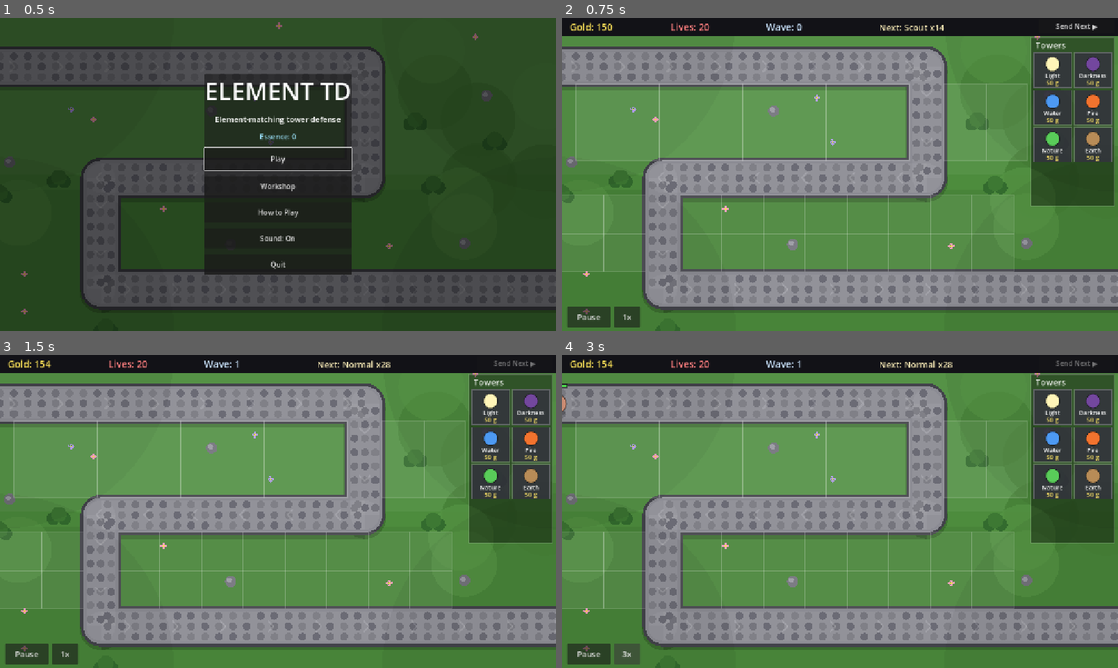
Above: before the commit, frames 1-4 (two rows, left to right).
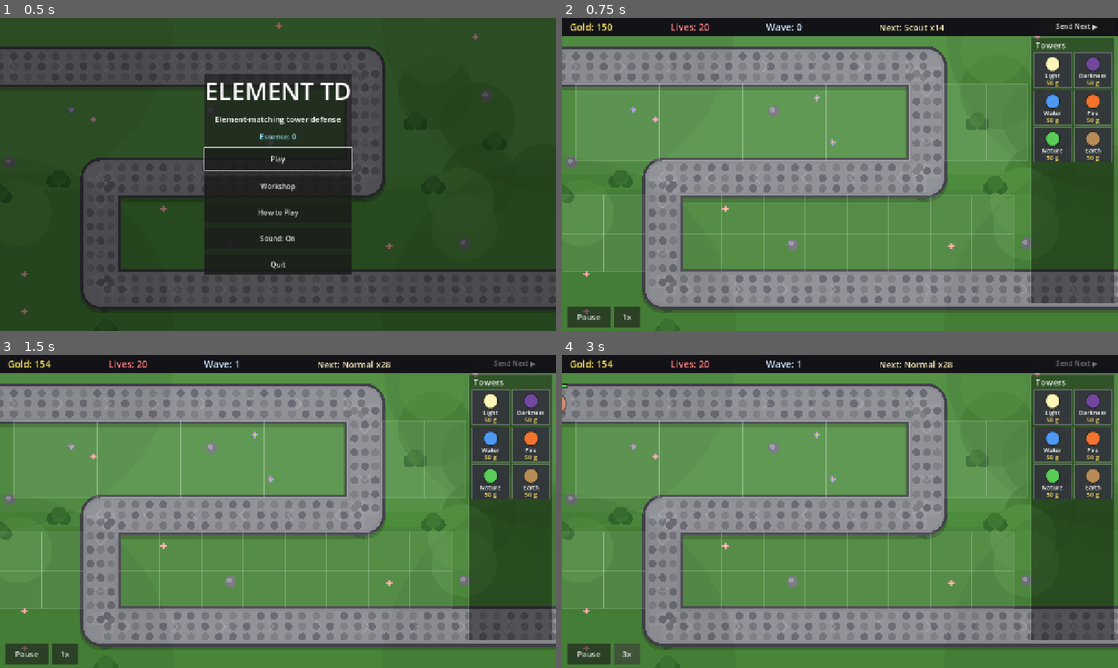
Above: after the commit, the same moments.

Repository: acansahin/godot-tower-defense-
Game: Godot game, scene res://scenes/Menu.tscn
The game is run twice, just before and just after one commit, with the same random seed, the same clock (stepped at 60 frames per second) and the same inputs.
Inputs:
- Up to frame 1 (0.5 s): no input
- Up to frame 2 (0.75 s): click "Play" at 0.5 s
- Up to frame 3 (1.5 s): click "Send Next ▶" at 1.25 s
- Up to frame 4 (3 s): click "1x" at 2 s; click "2x" at 2.75 s

Frame 1 is identical in both runs. In frame 2, 4.7% of the frame differs, in the area x 84-100%, y 60-92%; in frame 3, 4.7%; in frame 4, 4.7%.

Commit message:
Gate the dual towers behind element ownership
The plan was a "combine two towers" mechanic. Reading the map first showed that
is not what Element TD does: each of the six elements is a research track
(war3map.j's Element_Upgrade[0..5], raised by boss kills, each level also
summoning an Elemental), and which towers you may build is a question of which
elements you OWN. A dual needs both of its elements, a triple all three. There
is no merging anywhere in the map.

Mirrored that instead:
- Run.elements holds a level per element, all six starting at 1 so the opening
  is unchanged and every base tower is buildable from wave 1.
- The choice screen's tower-unlock cards are replaced by Elemental cards, which
  raise one element track and grant no stats at all. The power they give is
  access.
- Run.buildable_towers() DERIVES the palette from which recipes the current
  levels satisfy, rather than maintaining an unlocked list. Nothing can fall out
  of step with the elements behind it, and a reset takes the duals away for free.

Game.DUAL_RECIPES carries all fifteen pairs with the map's names, read from the
towers' own tooltips ("( Water + Light )"). Eight now have TOWER_DEFS entries --
Ice, Steam, Lava, Poison, Clay, Tech, Roots, Electricity -- at the map's cost and
damage. Their range and interval are ours: most duals inherit those two fields
from their Warcraft III base unit instead of overriding them, so the object data
genuinely does not contain them. The remaining seven are listed but need
behaviours TowerBehavior does not have yet (auras, bounty-on-kill, instant kill,
mana banking), each now a behaviour plus a data row.

The roster can reach fifteen against a palette sized for four, so the palette
lays out adaptively: full-size slots up to twelve, then everything scales down
together with a floor. Clipping was not an option -- a tower you own but cannot
see is a bug the player cannot diagnose. Slot internals moved from pixel offsets
to fractions of the slot height so a shrunk slot stays composed.

Verified: --dump-mods now walks the gate and shows Water alone unlocking nothing,
Water+Light producing Ice, and a third element (Fire) opening two towers at once
off the elements already raised, with a reset clearing all of it. Rendered
--fill-board and --show-choice exercise _draw; a maxed board reaches wave 68
against 66 before, so nothing regressed.

Co-Authored-By: Claude Opus 5 <noreply@anthropic.com>

Diff:
--- a/godottowerdefense/scenes/Main.tscn
+++ b/godottowerdefense/scenes/Main.tscn
@@ -55,7 +55,7 @@
 offset_left = -200.0
 offset_top = 44.0
 offset_right = -8.0
-offset_bottom = 432.0
+offset_bottom = 656.0
 script = ExtResource("9")
 
 [node name="UpgradeChoice" parent="UI" instance=ExtResource("14")]
--- a/godottowerdefense/scripts/game.gd
+++ b/godottowerdefense/scripts/game.gd
@@ -97,9 +97,9 @@
 #
 # DEPARTURE FROM THE MAP: in the original the six base elements are plain attackers,
 # and slow / poison / splash arrive only with the dual towers (Ice, Poison, Lava...).
-# We have not built the combination mechanic yet, so stripping the effects off Water,
-# Nature and Earth would leave the game with no crowd control at all. They keep their
-# effects until duals land; the numbers are faithful, the effect payloads are ours.
+# Eight duals now exist, but they arrive mid-run behind two element cards — stripping
+# the effects off Water, Nature and Earth would leave the opening waves with no crowd
+# control at all. They keep their effects; the numbers are faithful, the payloads ours.
 #
 # `damage_tiers` lists the damage at each of the five tiers EXPLICITLY rather than
 # deriving them from a growth multiplier. Tiers 1-4 are exact x5 steps and Pure is x10,
@@ -152,36 +152,65 @@
 		"damage_tiers": [165, 825, 4125, 20625, 206241],
 		"range": 2000.0, "interval": 2.75,
 	},
-	# --- Locked: duals + Lightning -----------------------------------------------
-	# NOT BUILDABLE. Everything below is deliberately absent from TOWER_ORDER, so the
-	# palette shows only the six elements and none of these can be built, previewed or
-	# paid for. The tuned numbers are kept because these return as in-run roguelite
-	# unlocks — a run will grant an id and the palette gains a slot, with no data to
-	# re-derive. Nothing reads them today; deleting the block would only cost the tuning.
+	# --- Dual towers ---------------------------------------------------------------
+	# Not in TOWER_ORDER: a dual becomes buildable when the player owns both of its
+	# elements deeply enough (see DUAL_RECIPES and Run.buildable_towers). Costs and
+	# damage are the map's tier-1 dual numbers.
 	#
-	# These are NOT yet ported to the map's numbers — their stats are still ours, only
-	# converted into WC3 range units so the field means the same thing everywhere.
-	# The map's own names for these recipes differ from ours in two places: its Ice is
-	# Water + LIGHT, and what we call Ice (Water + Nature) it calls Well. See
-	# docs/element-td-data.md before porting this block.
-	"steam": {  # Fire + Water; map calls this recipe Steam too
-		"name": "Steam", "cost": 110, "color": Color(0.70, 0.82, 0.95),
-		"damage": 16.0, "range": 771.0, "interval": 0.5,
-		"slow_factor": 0.6, "slow_time": 1.2,
-	},
-	"lava": {  # Fire + Earth; map agrees on the name
-		"name": "Lava", "cost": 150, "color": Color(0.92, 0.35, 0.20),
-		"damage": 40.0, "range": 686.0, "interval": 1.3, "can_hit_flying": false,
+	# Range and interval are OURS, not the map's. Most duals inherit those two fields
+	# from their Warcraft III base unit instead of overriding them, so the object data
+	# simply does not contain them — resolving them would mean reading war3.mpq's own
+	# unit table. Damage, cost and recipe are ported; reach and cadence are set to sit
+	# between the two parent elements, which is what they read as in play.
+	"ice": {  # Water + Light
+		"name": "Ice", "cost": 275, "color": Color(0.60, 0.90, 0.98),
+		"damage": 150.0, "range": 900.0, "interval": 0.75,
+		"slow_factor": 0.4, "slow_time": 2.0,
+		"splash_radius": 96.0, "splash_factor": 0.5,
+		"slow_splash": 135.0,  # from Lv2 the chill spreads to enemies within this radius
+	},
+	"steam": {  # Fire + Water
+		"name": "Steam", "cost": 275, "color": Color(0.70, 0.82, 0.95),
+		"damage": 150.0, "range": 625.0, "interval": 0.4,
+		"splash_radius": 120.0, "splash_factor": 0.6,
+		"poison_dps": 40.0, "poison_time": 2.5,  # "gradually reduces health"
+	},
+	"lava": {  # Fire + Earth
+		"name": "Lava", "cost": 275, "color": Color(0.92, 0.35, 0.20),
+		"damage": 751.0, "range": 625.0, "interval": 1.4, "can_hit_flying": false,
 		"splash_radius": 132.0, "splash_factor": 0.6,
-		"poison_dps": 8.0, "poison_time": 2.5,  # burn
-	},
-	"ice": {  # Water + Nature — the map calls this recipe Well; its Ice is Water + Light
-		"name": "Ice", "cost": 120, "color": Color(0.60, 0.90, 0.98),
-		"damage": 10.0, "range": 749.0, "interval": 0.7,
-		"slow_factor": 0.4, "slow_time": 2.0,
-		"slow_splash": 135.0,  # from Lv2 the chill spreads to enemies within this radius of the target
-		"poison_dps": 6.0, "poison_time": 3.0,
-	},
+		"poison_dps": 90.0, "poison_time": 2.5,  # incinerate
+	},
+	"poison": {  # Water + Darkness
+		"name": "Poison", "cost": 275, "color": Color(0.55, 0.75, 0.30),
+		"damage": 500.0, "range": 1375.0, "interval": 1.2,
+		"slow_factor": 0.6, "slow_time": 1.6,
+		"poison_dps": 160.0, "poison_time": 3.0,
+	},
+	"clay": {  # Water + Earth — the map gives this one an explicit 1.05s cooldown
+		"name": "Clay", "cost": 275, "color": Color(0.80, 0.62, 0.45),
+		"damage": 600.0, "range": 750.0, "interval": 1.05,
+		"slow_factor": 0.7, "slow_time": 1.2,
+	},
+	"tech": {  # Earth + Darkness — explicit 0.50s cooldown in the map; "rapidfire"
+		"name": "Tech", "cost": 275, "color": Color(0.62, 0.66, 0.72),
+		"damage": 350.0, "range": 1375.0, "interval": 0.5,
+	},
+	"roots": {  # Earth + Nature — explicit 8.10s cooldown; entangles, ground only
+		"name": "Roots", "cost": 275, "color": Color(0.45, 0.60, 0.28),
+		"damage": 100.0, "range": 750.0, "interval": 2.2, "can_hit_flying": false,
+		"slow_factor": 0.25, "slow_time": 2.6,
+	},
+	"electricity": {  # Light + Fire — the map's only dual with an explicit range (1200)
+		"name": "Electricity", "cost": 275, "color": Color(1.0, 0.9, 0.25),
+		"damage": 570.0, "range": 1200.0, "interval": 0.8,
+		"stun_chance": 0.2, "stun_time": 0.8,
+	},
+
+	# --- Locked: Lightning -----------------------------------------------------
+	# NOT BUILDABLE and not a map tower: the map has no neutral stunner, it has Lightning
+	# as tier 2 of Light + Fire (our `electricity`). This entry is ours, kept because the
+	# roguelite pool can still grant it. Range is in WC3 units like everything else.
 	"lightning": {  # chance to stun; the map has Lightning as tier 2 of Light + Fire
 		"name": "Lightning", "cost": 70, "color": Color(1.0, 0.9, 0.25),
 		"damage": 14.0, "range": 794.0, "interval": 0.7,
@@ -194,6 +223,49 @@
 ## Ordered around the damage circle (see ELEMENT_BEATS) rather than alphabetically, so the
 ## palette itself teaches which element answers which.
 const TOWER_ORDER: Array = ["light", "darkness", "water", "fire", "nature", "earth"]
+
+# --- Dual recipes ---------------------------------------------------------------
+# All fifteen pairs of the six elements, with the map's own names. The towers state
+# their recipe in their own tooltips ("( Water + Light )"), so this is read data, not
+# a guess — `python tools/extract_w3x.py <map> recipes` prints it.
+#
+# The map gates towers by ELEMENT OWNERSHIP, not by combining two placed towers: each
+# element is a research track you level up (war3map.j's `Element_Upgrade[0..5]`, raised
+# by killing bosses), and owning the elements is what makes a recipe buildable. Run
+# mirrors that — see Run.elements and Run.buildable_towers().
+#
+# Only the ids that also have a TOWER_DEFS entry can actually be built. The other seven
+# are listed because the recipe is real and the table should be complete; each needs a
+# TowerBehavior that does not exist yet:
+#   moon / sun   (Light+Darkness, Fire+Nature) — buff an adjacent tower
+#   well         (Water+Nature)                — attack-speed aura
+#   money        (Light+Earth)                 — bounty on kill
+#   life         (Light+Nature)                — kills restore lives
+#   death        (Nature+Darkness)             — chance to instantly kill
+#   magic        (Fire+Darkness)               — banks mana into burst damage
+const DUAL_RECIPES := {
+	"moon": ["light", "darkness"],
+	"electricity": ["light", "fire"],
+	"ice": ["light", "water"],
+	"money": ["light", "earth"],
+	"life": ["light", "nature"],
+	"steam": ["fire", "water"],
+	"lava": ["fire", "earth"],
+	"sun": ["fire", "nature"],
+	"magic": ["fire", "darkness"],
+	"clay": ["water", "earth"],
+	"well": ["water", "nature"],
+	"poison": ["water", "darkness"],
+	"roots": ["earth", "nature"],
+	"tech": ["earth", "darkness"],
+	"death": ["nature", "darkness"],
+}
+## Element level at which an element counts toward a recipe. Every element starts the run
+## at 1 so all six towers are buildable from the first wave; a dual therefore needs BOTH of
+## its elements raised once past the start, which is what the choice screen's element cards
+## are for. The map starts you at zero elements and hands them out for boss kills — we keep
+## the opening playable instead, the same class of departure as Balance.START_GOLD.
+const DUAL_ELEMENT_LEVEL := 2
 
 # --- Wave definitions ----------------------------------------------------------
 # Each wave picks an archetype from WAVE_TYPES; its stats = the base scaling
@@ -315,10 +387,32 @@
 		"effects": [{"stat": "damage", "op": "mult", "value": 1.15}]},
 
 	# --- Epic: the first tower unlocks, and real global power -------------------
-	{"id": "unlock_ice", "name": "Ice", "rarity": "epic", "unlock": "ice", "min_wave": 6,
-		"desc": "Unlocks the Ice tower — heavy slow plus poison, and from level 2 the chill spreads"},
-	{"id": "unlock_steam", "name": "Steam", "rarity": "epic", "unlock": "steam", "min_wave": 6,
-		"desc": "Unlocks the Steam tower — solid damage with a slow attached"},
+	# --- Element cards ----------------------------------------------------------
+	# These grant no stats. They raise an element track, and every dual recipe the new
+	# level completes becomes buildable (Game.DUAL_RECIPES, Run.dual_available). Two
+	# cards therefore open between one and four towers depending on which pair is hit,
+	# which is the decision the map's element research is built around.
+	#
+	# max_stacks 1: a second level in the same element unlocks nothing further, so
+	# offering it again would be a dead card.
+	{"id": "elem_light", "name": "Light Elemental", "rarity": "epic",
+		"raise_element": "light", "min_wave": 3, "max_stacks": 1,
+		"desc": "Raise Light. Unlocks its duals once the partner element is raised too"},
+	{"id": "elem_darkness", "name": "Darkness Elemental", "rarity": "epic",
+		"raise_element": "darkness", "min_wave": 3, "max_stacks": 1,
+		"desc": "Raise Darkness. Unlocks its duals once the partner element is raised too"},
+	{"id": "elem_water", "name": "Water Elemental", "rarity": "epic",
+		"raise_element": "water", "min_wave": 3, "max_stacks": 1,
+		"desc": "Raise Water. Unlocks its duals once the partner element is raised too"},
+	{"id": "elem_fire", "name": "Fire Elemental", "rarity": "epic",
+		"raise_element": "fire", "min_wave": 3, "max_stacks": 1,
+		"desc": "Raise Fire. Unlocks its duals once the partner element is raised too"},
+	{"id": "elem_nature", "name": "Nature Elemental", "rarity": "epic",
+		"raise_element": "nature", "min_wave": 3, "max_stacks": 1,
+		"desc": "Raise Nature. Unlocks its duals once the partner element is raised too"},
+	{"id": "elem_earth", "name": "Earth Elemental", "rarity": "epic",
+		"raise_element": "earth", "min_wave": 3, "max_stacks": 1,
+		"desc": "Raise Earth. Unlocks its duals once the partner element is raised too"},
 	{"id": "all_speed", "name": "Quickening", "rarity": "epic", "max_stacks": 2,
 		"desc": "All towers attack 20% faster",
 		"effects": [{"stat": "attack_speed", "op": "mult", "value": 1.2}]},
@@ -327,8 +421,6 @@
 		"effects": [{"stat": "damage", "op": "mult", "value": 1.35}]},
 
 	# --- Legendary: run-defining ------------------------------------------------
-	{"id": "unlock_lava", "name": "Lava", "rarity": "legendary", "unlock": "lava", "min_wave": 12,
-		"desc": "Unlocks the Lava tower — huge splash and a burn, but cannot hit flyers"},
 	{"id": "unlock_lightning", "name": "Lightning", "rarity": "legendary",
 		"unlock": "lightning", "min_wave": 12,
 		"desc": "Unlocks the Lightning tower — 25% chance to freeze an enemy in place"},
--- a/godottowerdefense/scripts/main.gd
+++ b/godottowerdefense/scripts/main.gd
@@ -121,9 +121,19 @@
 	probe.call("+fire_speed")
 	Run.reset(1)
 	probe.call("after reset")
-	print("roster before unlock: %s" % str(Run.buildable_towers()))
-	Run.grant(_pool_entry("unlock_ice"))
-	print("roster after unlock:  %s" % str(Run.buildable_towers()))
+	# Element gating: a dual appears only once BOTH of its elements are raised, and the
+	# roster is derived rather than stored, so this also proves a reset takes them away.
+	# Ice is Water + Light, so raising Water alone must change nothing.
+	print("roster @start:        %s" % str(Run.buildable_towers()))
+	Run.grant(_pool_entry("elem_water"))
+	print("+water elemental:     %s" % str(Run.buildable_towers()))
+	Run.grant(_pool_entry("elem_light"))
+	print("+light elemental:     %s" % str(Run.buildable_towers()))
+	print("element levels:       %s" % str(Run.elements))
+	Run.grant(_pool_entry("elem_fire"))
+	print("+fire elemental:      %s" % str(Run.buildable_towers()))
+	Run.reset(1)
+	print("roster after reset:   %s" % str(Run.buildable_towers()))
 	print("gold/kill before: %d" % Run.bonus_gold_per_kill())
 	Run.grant(_pool_entry("gold_kill"))
 	Run.grant(_pool_entry("gold_kill"))
--- a/godottowerdefense/scripts/run.gd
+++ b/godottowerdefense/scripts/run.gd
@@ -24,6 +24,11 @@
 var permanent: Array[Dictionary] = []
 ## Tower ids unlocked this run, on top of Game.TOWER_ORDER.
 var unlocked: Array[String] = []
+## Element level per element id. Every element starts at 1, so the six base towers are
+## buildable immediately; raising one to Game.DUAL_ELEMENT_LEVEL is what makes its dual
+## recipes available. This is the map's own gate — it levels six research tracks and asks
+## which ones you own — rather than a merge-two-towers mechanic, which the map does not have.
+var elements: Dictionary = {}
 
 ## Folded TowerMods per "id|element" key, cleared whenever the modifier set changes. The
 ## fold is cheap, but a wave with 40 towers all re-resolving would otherwise repeat the
@@ -43,6 +48,9 @@
 func reset(run_seed: int) -> void:
 	taken.clear()
 	unlocked.clear()
+	elements.clear()
+	for e in Game.TOWER_ORDER:
+		elements[String(e)] = 1
 	_cache.clear()
 	_stacks.clear()
 	_gold_per_kill = 0
@@ -89,10 +97,40 @@
 func bonus_gold_per_kill() -> int:
 	return _gold_per_kill
 
-## Every tower the player may currently build: the base roster plus anything unlocked.
+## Element level for `id`, or 0 for an element this run does not have.
+func element_level(id: String) -> int:
+	return int(elements.get(id, 0))
+
+## True when both elements of `dual_id`'s recipe are raised far enough to build it. A recipe
+## with no TOWER_DEFS entry is never buildable however deep its elements go — the seven
+## unported duals are listed in DUAL_RECIPES for completeness, not as content.
+func dual_available(dual_id: String) -> bool:
+	if not Game.TOWER_DEFS.has(dual_id):
+		return false
+	var recipe: Array = Game.DUAL_RECIPES.get(dual_id, [])
+	if recipe.is_empty():
+		return false
+	for e in recipe:
+		if element_level(String(e)) < Game.DUAL_ELEMENT_LEVEL:
+			return false
+	return true
+
+## Every tower the player may currently build: the six elements, every dual whose recipe
+## the current element levels satisfy, and anything granted outright by a card.
+##
+## Derived on every call rather than maintained as a list, for the same reason tower stats
+## are recomputed rather than accumulated: there is no separate state to fall out of step
+## with the element levels, so lowering one (a future card, a reset) cannot strand a tower
+## in the palette that its recipe no longer supports.
 func buildable_towers() -> Array:
 	var out: Array = Game.TOWER_ORDER.duplicate()
-	out.append_array(unlocked)
+	for id in Game.DUAL_RECIPES:
+		var dual := String(id)
+		if dual_available(dual) and not out.has(dual):
+			out.append(dual)
+	for id in unlocked:
+		if not out.has(id):
+			out.append(id)
 	return out
 
 ## True if `up` targets a tower with this id/element. An upgrade with neither an `element`
@@ -110,6 +148,14 @@
 func grant(up: Dictionary) -> void:
 	var id := String(up.get("id", ""))
 	_stacks[id] = int(_stacks.get(id, 0)) + 1
+	# An element card raises one element track. It carries no `effects`, because the power
+	# it grants is access: every dual whose recipe this completes appears in the palette,
+	# which buildable_towers() re-derives on its own.
+	var raise := String(up.get("raise_element", ""))
+	if raise != "":
+		elements[raise] = element_level(raise) + 1
+		roster_changed.emit()
+		return
 	var unlock := String(up.get("unlock", ""))
 	if unlock != "":
 		if not unlocked.has(unlock):
--- a/godottowerdefense/scripts/tower_palette.gd
+++ b/godottowerdefense/scripts/tower_palette.gd
@@ -3,10 +3,16 @@
 ## cost. Pressing a slot emits `drag_started`; Main then drags a ghost to a grid
 ## cell to place it.
 ##
-## Laid out as 2 columns x 4 rows rather than one tall column. Eight slots stacked
-## in a single column cannot each be tall enough to hit with a thumb — the board is
-## drawn at roughly half scale on a phone, so the old 38px-tall slot arrived as ~19
-## CSS px. Two columns buy the height back.
+## Laid out as 2 columns rather than one tall column. Slots stacked in a single column
+## cannot each be tall enough to hit with a thumb — the board is drawn at roughly half
+## scale on a phone, so the old 38px-tall slot arrived as ~19 CSS px. Two columns buy
+## the height back.
+##
+## The roster is no longer fixed: six elements at the start, plus up to eight duals as
+## element cards complete their recipes, plus Lightning — fifteen slots against a panel
+## sized for four. Rather than clip the tail (a tower you own but cannot see is a bug the
+## player cannot diagnose), the layout SHRINKS to fit, and only once it has to. Up to
+## twelve slots keep the full-size box; past that everything scales down together.
 
 signal drag_started(id: String)
 
@@ -14,6 +20,11 @@
 const SLOT_STEP := Vector2(93, 86)  ## Slot pitch (size + gutter).
 const SLOT_ORIGIN := Vector2(6, 36) ## Top-left of the first slot, below the header.
 const COLUMNS := 2
+## Never shrink past this: below roughly half size the text stops being legible and the
+## box stops being a thumb target, and a palette that cannot be used is no better than
+## one that is clipped. If a roster ever needs more than this can show, the panel needs
+## to scroll rather than shrink further.
+const MIN_SCALE := 0.62
 
 var _gold: int = 0
 
@@ -26,18 +37,34 @@
 	_gold = value
 	queue_redraw()
 
-func _slot_rect(index: int) -> Rect2:
+## Vertical scale that fits `count` slots in the panel: 1.0 whenever they already fit.
+func _scale_for(count: int) -> float:
+	var rows := int(ceil(float(count) / float(COLUMNS)))
+	if rows <= 0:
+		return 1.0
+	var needed := SLOT_ORIGIN.y + float(rows - 1) * SLOT_STEP.y + SLOT_SIZE.y
+	if needed <= size.y:
+		return 1.0
+	# Only the part below the header can shrink; the header keeps its height.
+	var room := size.y - SLOT_ORIGIN.y
+	var content := needed - SLOT_ORIGIN.y
+	return maxf(MIN_SCALE, room / content)
+
+func _slot_rect(index: int, scale_y: float) -> Rect2:
 	var col := index % COLUMNS
 	@warning_ignore("integer_division")  # deliberate: this is a row index
 	var row := index / COLUMNS
-	return Rect2(SLOT_ORIGIN + Vector2(col * SLOT_STEP.x, row * SLOT_STEP.y), SLOT_SIZE)
+	var pos := Vector2(SLOT_ORIGIN.x + col * SLOT_STEP.x,
+			SLOT_ORIGIN.y + row * SLOT_STEP.y * scale_y)
+	return Rect2(pos, Vector2(SLOT_SIZE.x, SLOT_SIZE.y * scale_y))
 
 func _gui_input(event: InputEvent) -> void:
 	if event is InputEventMouseButton and event.pressed \
 			and event.button_index == MOUSE_BUTTON_LEFT:
 		var ids: Array = Run.buildable_towers()
+		var scale_y := _scale_for(ids.size())
 		for i in ids.size():
-			if _slot_rect(i).has_point(event.position):
+			if _slot_rect(i, scale_y).has_point(event.position):
 				drag_started.emit(ids[i])
 				return
 
@@ -47,27 +74,33 @@
 	var font := get_theme_default_font()
 	draw_string(font, Vector2(10, 26), "Towers", HORIZONTAL_ALIGNMENT_LEFT, -1, 20, Color(1, 1, 1, 0.9))
 	var ids: Array = Run.buildable_towers()
+	var scale_y := _scale_for(ids.size())
 	for i in ids.size():
-		_draw_slot(_slot_rect(i), ids[i], font)
+		_draw_slot(_slot_rect(i, scale_y), ids[i], font)
 
 ## One slot: colour swatch on top, name and cost stacked underneath. Both strings are
-## centred across the slot's full width and clipped to it, so a long name ("Lightning")
+## centred across the slot's full width and clipped to it, so a long name ("Electricity")
 ## stays inside its box instead of bleeding into the neighbouring column.
+##
+## Every vertical offset is a fraction of the slot's height rather than a pixel constant,
+## so a shrunk slot stays composed instead of having its text drop out of the bottom.
 func _draw_slot(r: Rect2, id: String, font: Font) -> void:
 	var d: Dictionary = Game.TOWER_DEFS[id]
 	var cost: int = int(d["cost"])
 	var affordable := _gold >= cost
+	var k := r.size.y / SLOT_SIZE.y  # 1.0 at full size
 	draw_rect(r, Color(0.20, 0.20, 0.24, 0.85) if affordable else Color(0.22, 0.12, 0.12, 0.7))
 	draw_rect(r, Color(1, 1, 1, 0.22), false, 2.0)
 	# Element colour swatch, centred near the top.
-	var c := r.position + Vector2(r.size.x * 0.5, 26.0)
-	draw_circle(c, 16.0, d["color"])
-	draw_arc(c, 16.0, 0.0, TAU, 20, Color(0, 0, 0, 0.4), 2.0, true)
+	var c := r.position + Vector2(r.size.x * 0.5, 26.0 * k)
+	draw_circle(c, 16.0 * k, d["color"])
+	draw_arc(c, 16.0 * k, 0.0, TAU, 20, Color(0, 0, 0, 0.4), 2.0, true)
 	# Name + cost, centred under the swatch.
 	var text_w := r.size.x - 6.0
 	var text_x := r.position.x + 3.0
-	draw_string(font, Vector2(text_x, r.position.y + 58.0), str(d["name"]),
-			HORIZONTAL_ALIGNMENT_CENTER, text_w, 14, Color.WHITE)
+	var font_size := int(roundf(14.0 * k))
+	draw_string(font, Vector2(text_x, r.position.y + 58.0 * k), str(d["name"]),
+			HORIZONTAL_ALIGNMENT_CENTER, text_w, font_size, Color.WHITE)
 	var cost_col := Color(1, 0.9, 0.4) if affordable else Color(0.9, 0.45, 0.45)
-	draw_string(font, Vector2(text_x, r.position.y + 74.0), "%d g" % cost,
-			HORIZONTAL_ALIGNMENT_CENTER, text_w, 14, cost_col)
+	draw_string(font, Vector2(text_x, r.position.y + 74.0 * k), "%d g" % cost,
+			HORIZONTAL_ALIGNMENT_CENTER, text_w, font_size, cost_col)
Not shown, changed: godottowerdefense/README.md
Not shown, changed: godottowerdefense/docs/element-td-towers.md
